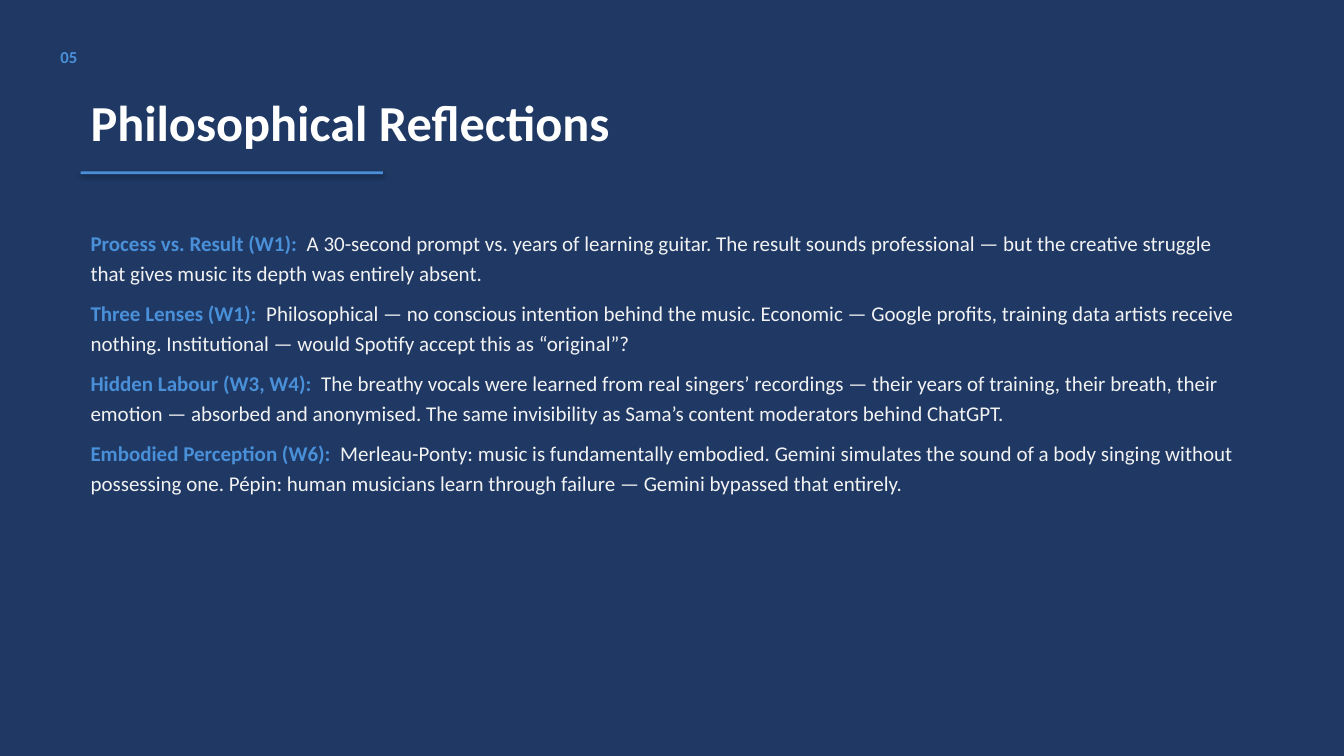
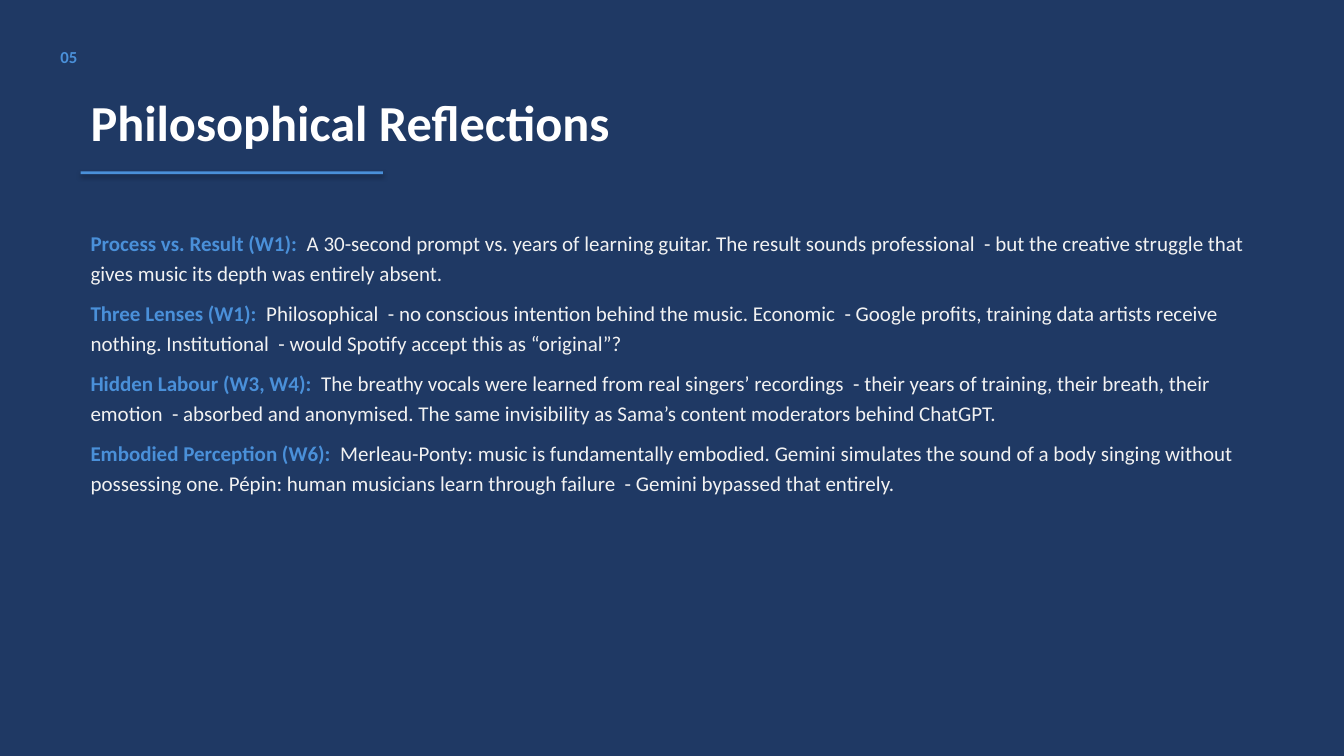
Before and after one commit to Elias-Schwegler/PHKI, a slide deck: slide 6 of Assignment_1_AI_Music_Generation/PHKI_Assignment1_Presentation.pptx. Drawn at 1344x756 pixels with LibreOffice and Linux fonts; fonts in the diff are those of the drawing. Boxes give left, top, right and bottom in pixels: in the first picture for what was removed or moved away, otherwise in the second. Text is boxed around its words. In the diff, an @@ line names an element or a change of style, - is before the commit and + after.

```diff
--- a/Assignment_1_AI_Music_Generation/PHKI_Assignment1_Presentation.pptx
+++ b/Assignment_1_AI_Music_Generation/PHKI_Assignment1_Presentation.pptx
@@ text at (91, 235, 1243, 495): text changed @@
-Process vs. Result (W1): A 30-second prompt vs. years of learning guitar. The result sounds professional — but the creative struggle that gives music its depth was entirely absent.
-Three Lenses (W1): Philosophical — no conscious intention behind the music. Economic — Google profits, training data artists receive nothing. Institutional — would Spotify accept this as “original”?
-Hidden Labour (W3, W4): The breathy vocals were learned from real singers’ recordings — their years of training, their breath, their emotion — absorbed and anonymised. The same invisibility as Sama’s content moderators behind ChatGPT.
-Embodied Perception (W6): Merleau-Ponty: music is fundamentally embodied. Gemini simulates the sound of a body singing without possessing one. Pépin: human musicians learn through failure — Gemini bypassed that entirely.
+Process vs. Result (W1): A 30-second prompt vs. years of learning guitar. The result sounds professional - but the creative struggle that gives music its depth was entirely absent.
+Three Lenses (W1): Philosophical - no conscious intention behind the music. Economic - Google profits, training data artists receive nothing. Institutional - would Spotify accept this as “original”?
+Hidden Labour (W3, W4): The breathy vocals were learned from real singers’ recordings - their years of training, their breath, their emotion - absorbed and anonymised. The same invisibility as Sama’s content moderators behind ChatGPT.
+Embodied Perception (W6): Merleau-Ponty: music is fundamentally embodied. Gemini simulates the sound of a body singing without possessing one. Pépin: human musicians learn through failure - Gemini bypassed that entirely.
```
Also in this commit, not shown: 4 other slides changed, 3 other files.
